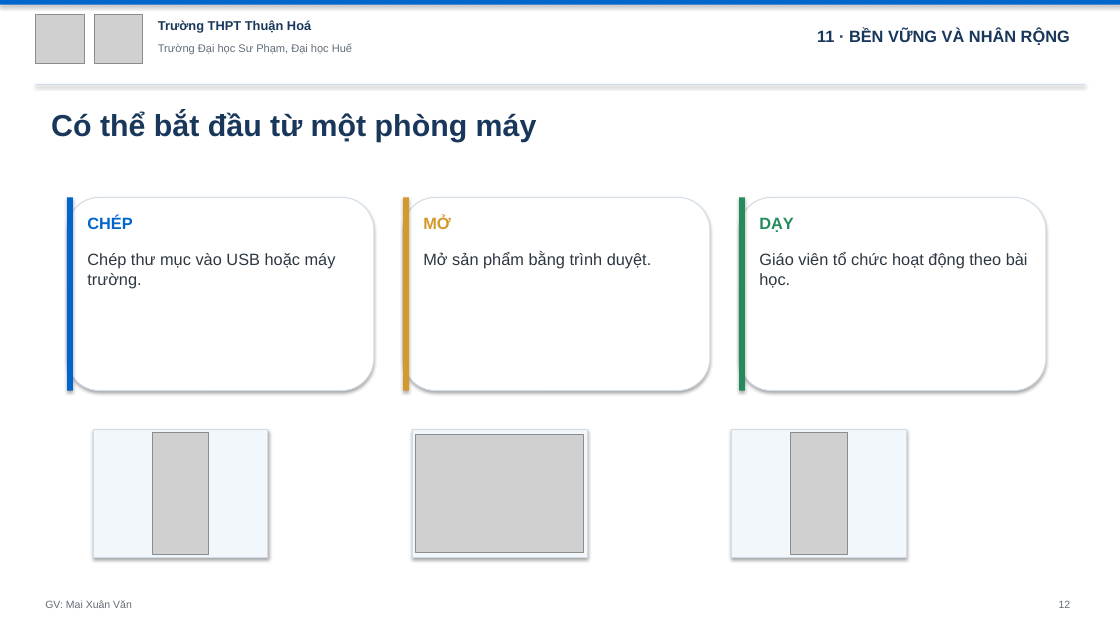
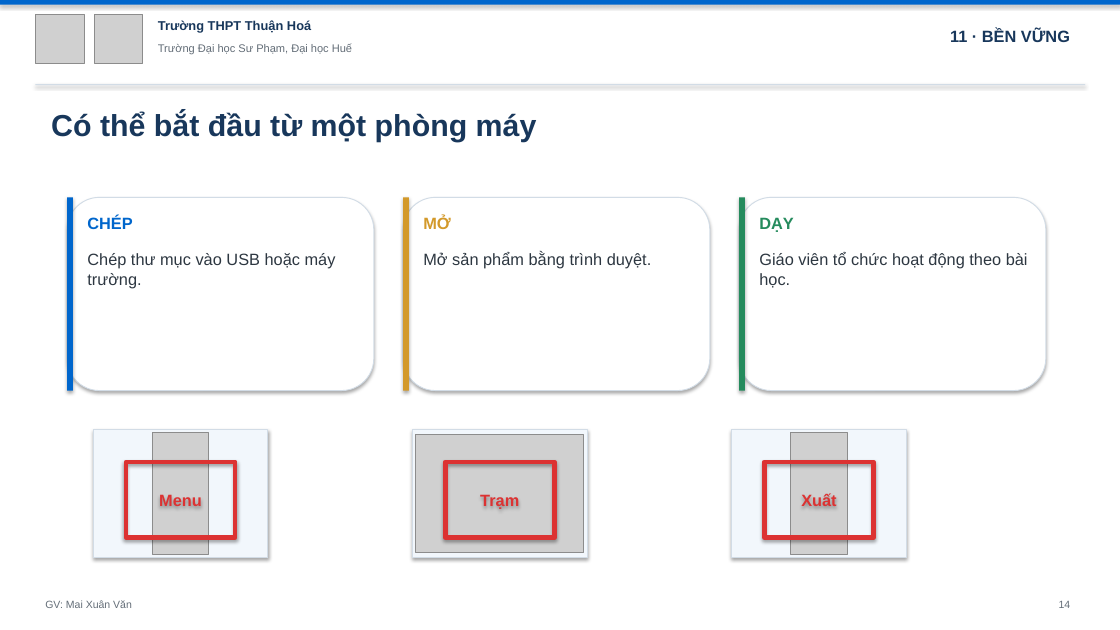
Before and after one commit to mxuanvan02/ainatomy, a slide deck: slide 14 of template_thuanhoa.pptx (slide 12 before the commit). Drawn at 1120x630 pixels with LibreOffice and Linux fonts; fonts in the diff are those of the drawing; grey boxes stand for pictures. Boxes give left, top, right and bottom in pixels: in the first picture for what was removed or moved away, otherwise in the second. Text is boxed around its words. In the diff, an @@ line names an element or a change of style, - is before the commit and + after.

```diff
--- a/template_thuanhoa.pptx
+++ b/template_thuanhoa.pptx
@@ text at (950, 29, 1070, 42): text changed @@
-11 · BỀN VỮNG VÀ NHÂN RỘNG
+11 · BỀN VỮNG
@@ rectangle added at (126, 462, 235, 538), outline #DC3232 4 pt, 14 pt, text #DC3232, bold @@
+Menu
@@ rectangle added at (445, 462, 555, 538), outline #DC3232 4 pt, 14 pt, text #DC3232, bold @@
+Trạm
@@ rectangle added at (765, 462, 874, 538), outline #DC3232 4 pt, 14 pt, text #DC3232, bold @@
+Xuất
@@ text at (1059, 601, 1071, 608): text changed @@
-12
+14
```
Also in this commit, not shown: 11 other slides changed, 2 slides added, 3 other files.
